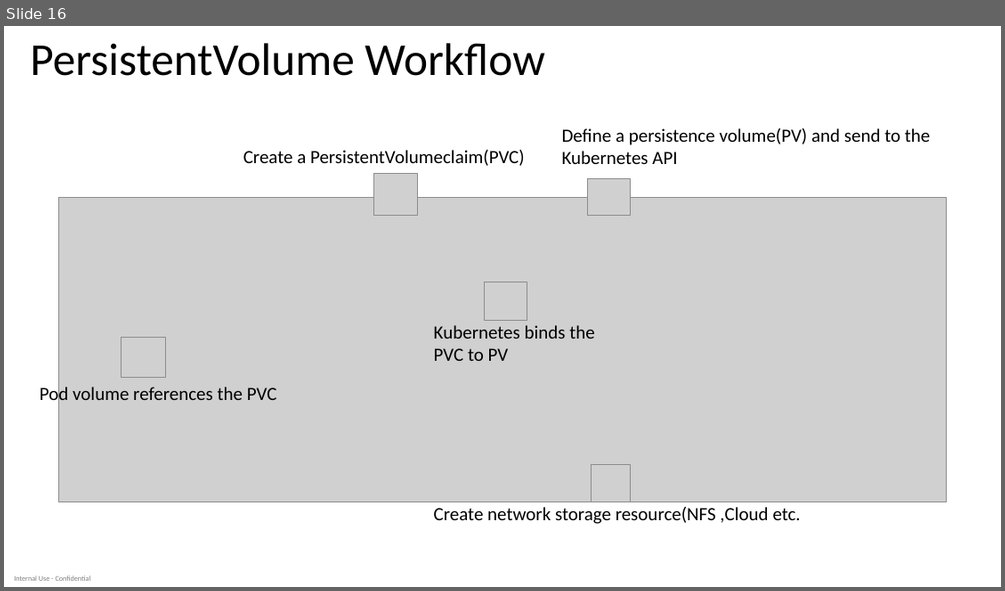
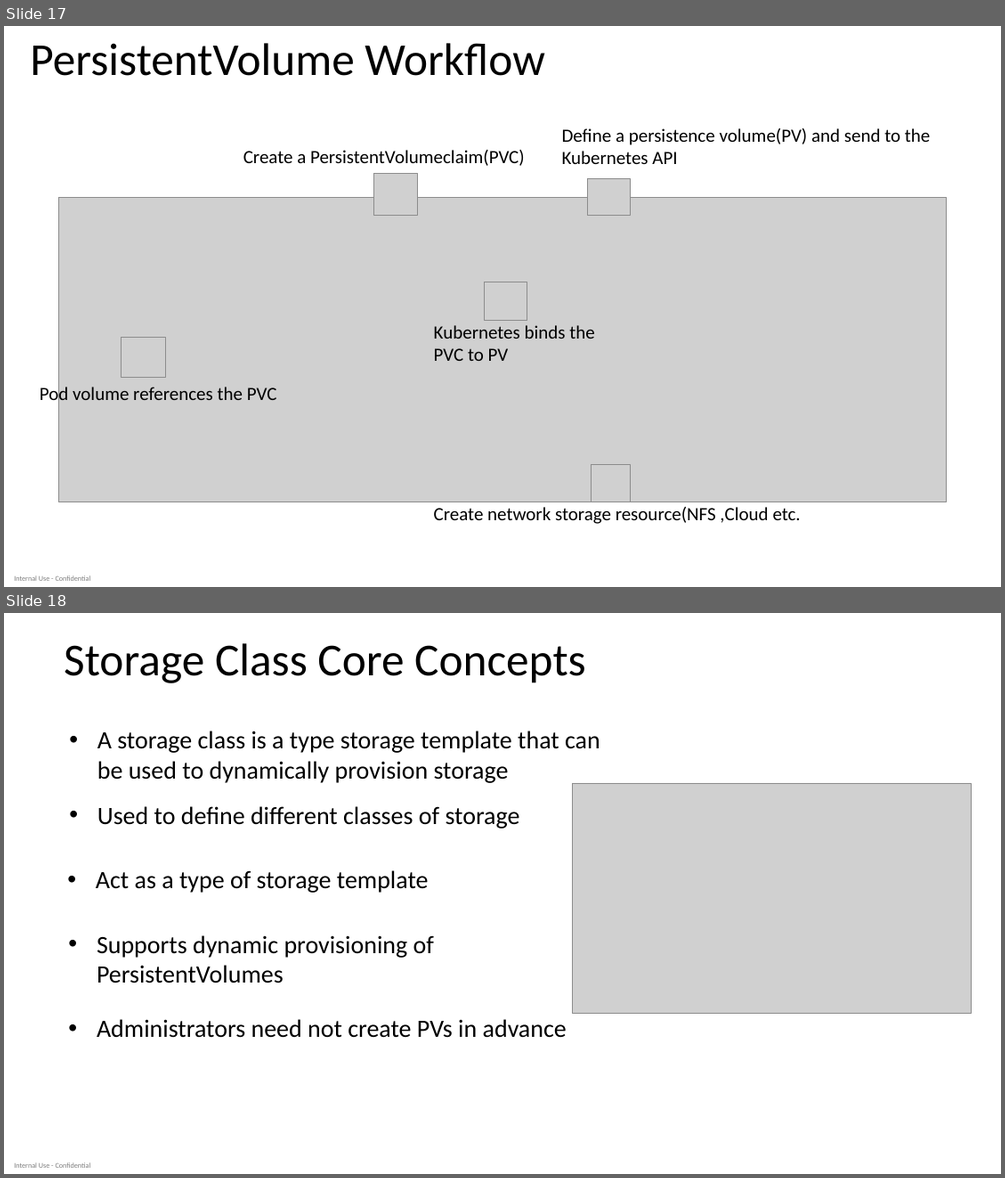
Before and after one commit to dteskubernetesworkshop/spring-boot-k8s-workshop, a slide deck: slides/k8 workshop deck-Day-2 -v 1.0.pptx. Shown one above the other, each under a label of ours: slide 16 before the commit, slides 17 and 18 after it. The pictures are 1005x591 and 1005x1178 pixels, drawn with LibreOffice and Linux fonts; fonts in the diff are those of the drawing; grey boxes stand for pictures. Boxes give left, top, right and bottom in pixels: in the first picture for what was removed or moved away, otherwise in the second. Text is boxed around its words. In the diff, an @@ line names an element or a change of style, - is before the commit and + after.

```diff
--- a/slides/k8 workshop deck-Day-2 -v 1.0.pptx
+++ b/slides/k8 workshop deck-Day-2 -v 1.0.pptx
@@ slide 18 added at [4, 613, 1001, 1174], background #FFFFFF; not listed: 1 template element that a slide beside it also shows @@
@@ title added at [64, 643, 586, 683], 44 pt, text #000000 @@
+Storage Class Core Concepts
@@ text added at [97, 730, 600, 783], 24 pt, text #000000 @@
+• A storage class is a type storage template that can be used to dynamically provision storage
@@ picture added at [573, 783, 971, 1013] @@
@@ text added at [97, 806, 520, 828], 24 pt, text #000000 @@
+• Used to define different classes of storage
@@ text added at [96, 870, 429, 892], 24 pt, text #000000 @@
+• Act as a type of storage template
@@ text added at [97, 935, 434, 983], 24 pt, text #000000 @@
+• Supports dynamic provisioning of
+  PersistentVolumes
@@ text added at [97, 1019, 566, 1038], 24 pt, text #000000 @@
+• Administrators need not create PVs in advance
@@ what was slide 16 is now slide 17 @@
```
Also in this commit, not shown: 3 slides changed, 13 other slides added, 4 slides removed.
